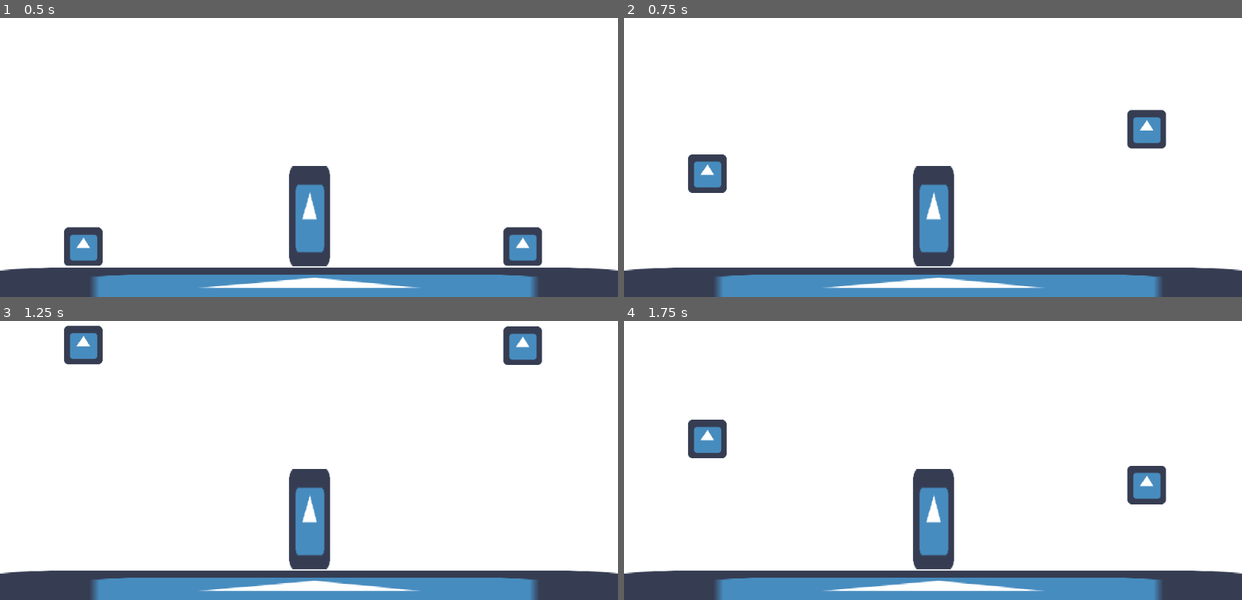
Above: before the commit, frames 1-4 (two rows, left to right).
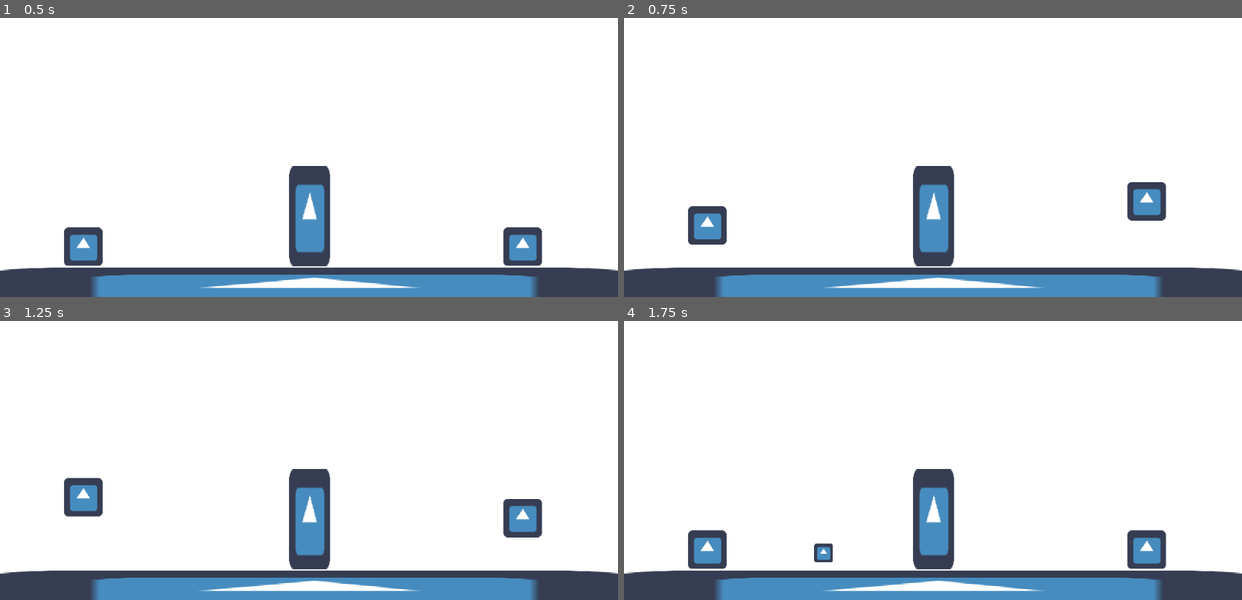
Above: after the commit, the same moments.

Repository: M1rceaDogaru/bad-snowmen
Game: Godot game, scene res://Main/Main.tscn
Two runs of this game, one before a commit and one after it. Both use one fixed random seed, a clock stepped at 60 frames per second and the inputs below. The engine's default icon, where the game draws it, is replaced by a stand-in: a white triangle on a blue panel in a dark square.
Inputs:
- Up to frame 1 (0.5 s): no input
- Up to frame 2 (0.75 s): tap Enter at 0.5 s; tap Space (interact_p1) at 0.6 s
- Up to frame 3 (1.25 s): no input
- Up to frame 4 (1.75 s): tap Space (interact_p1) at 1.35 s

Frame 1 is identical in both runs. In frame 2, 3.3% of the frame differs, in the area x 10-88%, y 32-82%; in frame 3, 3.3%; in frame 4, 3.6%, in the area x 10-88%, y 35-89%.

Commit message:
Add snowballs

Diff:
--- a/src/Main/Main.tscn
+++ b/src/Main/Main.tscn
@@ -39,3 +39,4 @@
 [node name="PlayerRight" parent="." instance=ExtResource( 2 )]
 position = Vector2( 866, 510 )
 action_input = "interact_p2"
+aim_direction = Vector2( -1, 0 )
--- a/src/Player/Player.gd
+++ b/src/Player/Player.gd
@@ -1,16 +1,37 @@
 extends KinematicBody2D
 
+var snowball = preload("res://Snowball/Snowball.tscn")
+
 export (String) var action_input = "interact_p1"
+export (Vector2) var aim_direction = Vector2.RIGHT
 export (int) var jump_speed = -1000
 export (int) var gravity = 1500
 
+export (float) var min_jump_height = 500
+export (float) var max_jump_height = 1000
+export (float) var jump_duration = .5
+
+export (float) var min_throw_distance = 500
+export (float) var max_throw_distance = 1000
+export (float) var throw_duration = .5
+
 var velocity = Vector2.ZERO
+var current_jump_height = 0.0
+var current_throw_distance = 0.0
 
 func _physics_process(delta):
 	velocity.y += gravity * delta
 
 	var on_floor = is_on_floor()
 	if Input.is_action_just_pressed(action_input):
+		current_jump_height = min_jump_height
+		current_throw_distance = min_throw_distance
+
+	if Input.is_action_pressed(action_input):
+		current_jump_height = clamp(current_jump_height + (max_jump_height - min_jump_height) * delta / jump_duration, min_jump_height, max_jump_height)
+		current_throw_distance = clamp(current_throw_distance + (max_throw_distance - min_throw_distance) * delta / throw_duration, min_throw_distance, max_throw_distance)
+
+	if Input.is_action_just_released(action_input):
 		if on_floor:
 			jump()
 		else:
@@ -19,7 +40,11 @@
 	velocity = move_and_slide(velocity, Vector2.UP)
 
 func jump():
-	velocity.y = jump_speed
+	print(current_jump_height)
+	velocity.y = -current_jump_height
 
 func throw_snowball():
-	pass
+	var new_snowball = snowball.instance()
+	get_tree().root.add_child(new_snowball)
+	new_snowball.transform.origin = transform.origin + aim_direction
+	new_snowball.apply_central_impulse(aim_direction * current_throw_distance)
--- /dev/null
+++ b/src/Snowball/Snowball.tscn
@@ -0,0 +1,18 @@
+[gd_scene load_steps=3 format=2]
+
+[ext_resource path="res://icon.png" type="Texture" id=1]
+
+[sub_resource type="CircleShape2D" id=1]
+radius = 19.105
+
+[node name="Snowball" type="RigidBody2D"]
+mass = 6.48
+gravity_scale = 4.0
+
+[node name="CollisionShape2D" type="CollisionShape2D" parent="."]
+shape = SubResource( 1 )
+
+[node name="Sprite" type="Sprite" parent="."]
+position = Vector2( 0.500001, -0.5 )
+scale = Vector2( 0.484375, 0.484375 )
+texture = ExtResource( 1 )
